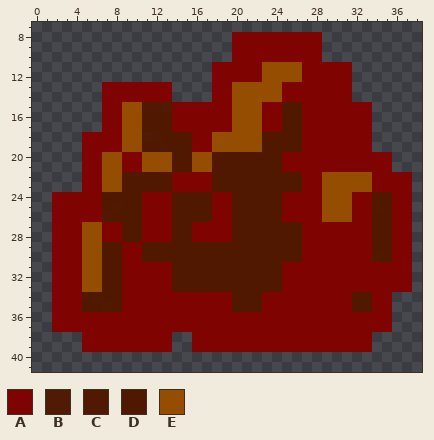
Pixel-art sprite: src/images/PiedraColl.png. Above, as it was before the edit.
The file is 40x47 pixels. Pixels under 10% opacity are left out. Colours within 5 levels of each other are drawn and written as one. Shown: x 0..38, y 7..41.
Palette (. is transparent): A #7e0301  B #511800f3  C #511800f9  D #511800  E #954d01
Pixels before, first column x 2:
 8 ..................AAAAAAAAA.........
 9 ..................AAAAAAAAA.........
10 ..................AAAAAAAAA.........
11 ................AAAAAEEEEAAAAA......
12 ................AAAAAEEEEAAAAA......
13 .....AAAAAAA....AAEEEEEAAAAAAA......
14 .....AAAAAAA....AAEEEEEAAAAAAA......
15 .....AAEECCBAAAAAAEEEAADDAAAAAAA....
16 .....AAEEDDDAAAAAAEEEAADDAAAAAAA....
17 .....AAEEDDDAAAAAAEEEAADDAAAAAAA....
18 ...AAAAEEBCDDDAAEEEEEDDDDAAAAAAA....
19 ...AAAAEEDDDDDAAEEEEEDDDDAAAAAAA....
20 ...AAEEAAEEEDDEEDDDDDDDAAAAAAAAAAA..
21 ...AAEEAAEEEDDEEDDDDDDDAAAAAAAAAAA..
22 ...AAEEDDDDDAAAADDDDDDDDDAAEEEEEAAAA
23 ...AAEEDDDDDAAAADDDDDDDDDAAEEEEEAAAA
24 AAAAADDDDAAADDDDAADDDDDAAAAEEEAADDAA
25 AAAAADCDDAAADDDDAADDDDDAAAAEEEAACDAA
26 AAAAACDDDAAADDDDAADDDDDAAAAEEEAADDAA
27 AAAEEAADDAAADDAAAADDDDDDDAAAAAAADDAA
28 AAAEEAADDAAADDAAAADDDDDDDAAAAAAADDAA
29 AAAEEDDAADDDDDDDDDDDDDDDDAAAAAAADDAA
30 AAAEEDDAADDDDDDDDDDDDDDDDAAAAAAACDAA
31 AAAEEDDAAAAADDDDDDDDDDDAAAAAAAAAAAAA
32 AAAEEDDAAAAADDDDDDDDDDDAAAAAAAAAAAAA
33 AAAEEDDAAAAADDDDDDDDDDDAAAAAAAAAAAAA
34 AAADCDDAAAAAAAAAAADDDAAAAAAAAADDAA..
35 AAADDCDAAAAAAAAAAADDDAAAAAAAAADDAA..
36 AAAAAAAAAAAAAAAAAAAAAAAAAAAAAAAAAA..
37 AAAAAAAAAAAAAAAAAAAAAAAAAAAAAAAAAA..
38 ...AAAAAAAAA..AAAAAAAAAAAAAAAAAA....
39 ...AAAAAAAAA..AAAAAAAAAAAAAAAAAA....
Once edited:
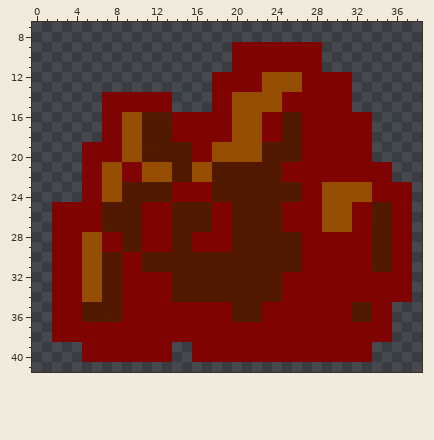
The edit:
y 8: x 20..28 AAAAAAAAA -> .........
y 11: x 18..19 AA -> ..; x 23..26 EEEE -> AAAA; x 29..31 AAA -> ...
y 13: x 7..13 AAAAAAA -> .......; x 20..22 EEE -> AAA; x 25..26 AA -> EE
y 15: x 9..17 EECCBAAAA -> AAAAA....; x 23..26 AADD -> EEAA; x 32..33 AA -> ..
y 16: x 11..13 DDD -> CCB
y 18: x 5..6 AA -> ..; x 11..12 BC -> DD; x 14..15 DD -> AA; x 18..19 EE -> AA; x 23..24 DD -> AA
y 19: x 11..12 DD -> BC
y 20: x 7..13 EEAAEEE -> AAEEDDD; x 16..22 EEDDDDD -> AAEEEEE; x 25..26 AA -> DD; x 34..35 AA -> ..
y 22: x 9..17 DDDDDAAAA -> AAEEEDDEE; x 25..26 DD -> AA; x 29..33 EEEEE -> AAAAA; x 36..37 AA -> ..
y 24: x 2..4 AAA -> ...; x 7..8 DD -> EE; x 11..19 AAADDDDAA -> DDDAAAADD; x 25..26 AA -> DD; x 32..35 AADD -> EEAA
y 25: x 8 C -> D; x 34 C -> D
y 26: x 7..8 CD -> DC; x 34 D -> C
y 27: x 5..8 EEAA -> AACD; x 16..17 AA -> DD; x 25..26 DD -> AA; x 29..31 AAA -> EEE
y 29: x 7..13 DDAADDD -> AADDAAA; x 16..19 DDDD -> AAAA
y 30: x 34 C -> D
y 31: x 11..13 AAA -> DDD; x 25..26 AA -> DD; x 34..35 AA -> CD
y 34: x 5..6 DC -> EE; x 14..19 AAAAAA -> DDDDDD; x 23..24 AA -> DD; x 32..33 DD -> AA; x 36..37 .. -> AA
y 35: x 6..7 DC -> CD
y 36: x 5..8 AAAA -> DDCD; x 20..22 AAA -> DDD; x 32..33 AA -> DD
y 38: x 2..4 ... -> AAA; x 14..15 .. -> AA; x 34..35 .. -> AA
y 40: x 5..13 ......... -> AAAAAAAAA; x 16..33 .................. -> AAAAAAAAAAAAAAAAAA
